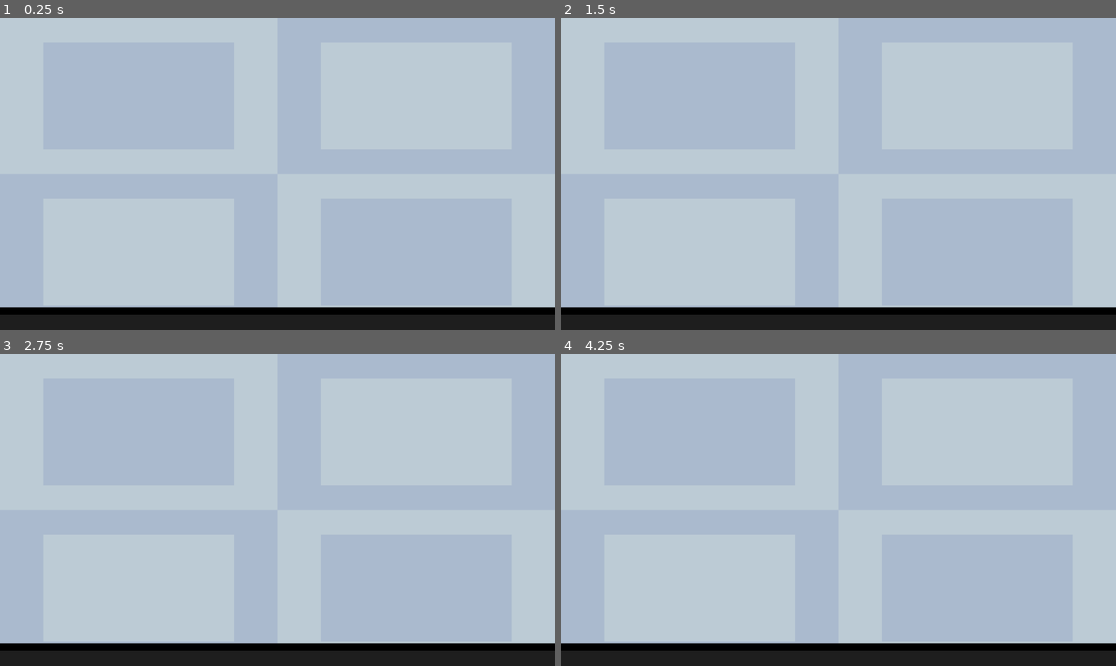
Above: before the commit, frames 1-4 (two rows, left to right).
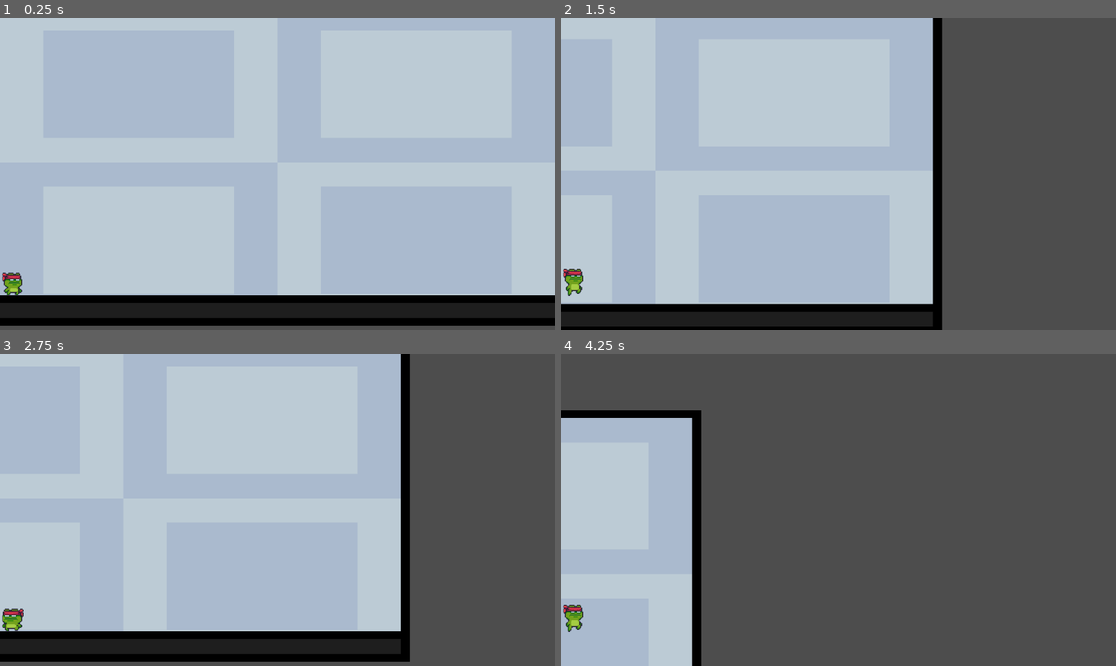
Above: after the commit, the same moments.

Repository: Grongg/GGJ-Escape
Game: Godot game, scene res://Jam/main.tscn
Same seed, same stepped clock (60 frames per second), same inputs: the game is played once before the commit and once after it.
Inputs:
- Up to frame 1 (0.25 s): no input
- Up to frame 2 (1.5 s): hold D (right) from 0.53 s (still down); tap Space (jump) at 0.77 s
- Up to frame 3 (2.75 s): tap Space (jump) at 1.52 s; release D (right) at 2.03 s; hold A (left) from 2.03 s (still down)
- Up to frame 4 (4.25 s): release A (left) at 2.78 s; hold D (right) from 2.78 s (still down); tap Space (jump) at 3.02, 3.77 s

The runs differ from the first frame. In frame 1, 10% of the frame differs, in the area x 0-100%, y 81-100%; in frame 2, 35%; in frame 3, 35%; in frame 4, 83%, in the area x 0-100%, y 0-100%.

Commit message:
[ADD] Global variables + Physic layers
Co-Authored-By: FringlesDingles <134768048+FringlesDingles@users.noreply.github.com>

Diff:
--- a/Jam/main.tscn
+++ b/Jam/main.tscn
@@ -1,15 +1,26 @@
-[gd_scene load_steps=5 format=3 uid="uid://cj08cnp7ur0qd"]
+[gd_scene load_steps=6 format=3 uid="uid://cj08cnp7ur0qd"]
 
 [ext_resource type="Texture2D" uid="uid://c8wjnab2wy1p4" path="res://Jam/Assets/tilemap.png" id="2_2shfy"]
 [ext_resource type="Texture2D" uid="uid://nqyu4bksbk8f" path="res://Tuto/Assets/Background/Blue.png" id="2_rh4qy"]
+[ext_resource type="PackedScene" uid="uid://dqbgvqtloxrg" path="res://Tuto/Scenes/player.tscn" id="3_r8ovn"]
 
 [sub_resource type="TileSetAtlasSource" id="TileSetAtlasSource_nm4el"]
 texture = ExtResource("2_2shfy")
 0:0/0 = 0
+0:0/0/physics_layer_0/linear_velocity = Vector2(0, 0)
+0:0/0/physics_layer_0/angular_velocity = 0.0
+0:0/0/physics_layer_0/polygon_0/points = PackedVector2Array(-8, -8, 8, -8, 8, 8, -8, 8)
+1:0/next_alternative_id = 2
 1:0/0 = 0
+1:0/0/physics_layer_0/linear_velocity = Vector2(0, 0)
+1:0/0/physics_layer_0/angular_velocity = 0.0
 2:0/0 = 0
+2:0/0/physics_layer_0/linear_velocity = Vector2(0, 0)
+2:0/0/physics_layer_0/angular_velocity = 0.0
 
 [sub_resource type="TileSet" id="TileSet_68rmo"]
+physics_layer_0/collision_layer = 2
+physics_layer_0/collision_mask = 125
 sources/0 = SubResource("TileSetAtlasSource_nm4el")
 
 [node name="Node" type="Node"]
@@ -29,3 +40,10 @@
 tile_set = SubResource("TileSet_68rmo")
 format = 2
 layer_0/tile_data = PackedInt32Array(2621485, 65536, 0, 2555949, 65536, 0, 2555948, 65536, 0, 2555947, 65536, 0, 255594 …(6166 unchanged characters)…
+
+[node name="Player" parent="." instance=ExtResource("3_r8ovn")]
+position = Vector2(-10, 18)
+collision_mask = 126
+
+[node name="Camera2D" type="Camera2D" parent="Player"]
+position = Vector2(586, 306)
--- /dev/null
+++ b/globals.gd
@@ -0,0 +1,6 @@
+extends Node
+
+var score : int = 0
+var master_volume : float = 0.0
+var music_volume : float = 0.0
+var sfx_volume : float = 0.0
--- a/project.godot
+++ b/project.godot
@@ -15,6 +15,10 @@
 config/features=PackedStringArray("4.2", "Forward Plus")
 config/icon="res://icon.svg"
 
+[autoload]
+
+Globals="*res://globals.gd"
+
 [input]
 
 left={
@@ -23,7 +27,6 @@
 , Object(InputEventJoypadButton,"resource_local_to_scene":false,"resource_name":"","device":-1,"button_index":13,"pressure":0.0,"pressed":false,"script":null)
 , Object(InputEventKey,"resource_local_to_scene":false,"resource_name":"","device":-1,"window_id":0,"alt_pressed":false,"shift_pressed":false,"ctrl_pressed":false,"meta_pressed":false,"pressed":false,"keycode":0,"physical_keycode":4194319,"key_label":0,"unicode":0,"echo":false,"script":null)
 , Object(InputEventJoypadMotion,"resource_local_to_scene":false,"resource_name":"","device":-1,"axis":0,"axis_value":-1.0,"script":null)
-, Object(InputEventKey,"resource_local_to_scene":false,"resource_name":"","device":-1,"window_id":0,"alt_pressed":false,"shift_pressed":false,"ctrl_pressed":false,"meta_pressed":false,"pressed":false,"keycode":81,"physical_keycode":0,"key_label":0,"unicode":113,"echo":false,"script":null)
 ]
 }
 right={
@@ -32,7 +35,6 @@
 , Object(InputEventJoypadButton,"resource_local_to_scene":false,"resource_name":"","device":-1,"button_index":14,"pressure":0.0,"pressed":false,"script":null)
 , Object(InputEventKey,"resource_local_to_scene":false,"resource_name":"","device":-1,"window_id":0,"alt_pressed":false,"shift_pressed":false,"ctrl_pressed":false,"meta_pressed":false,"pressed":false,"keycode":0,"physical_keycode":4194321,"key_label":0,"unicode":0,"echo":false,"script":null)
 , Object(InputEventJoypadMotion,"resource_local_to_scene":false,"resource_name":"","device":-1,"axis":0,"axis_value":1.0,"script":null)
-, Object(InputEventKey,"resource_local_to_scene":false,"resource_name":"","device":-1,"window_id":0,"alt_pressed":false,"shift_pressed":false,"ctrl_pressed":false,"meta_pressed":false,"pressed":false,"keycode":68,"physical_keycode":0,"key_label":0,"unicode":100,"echo":false,"script":null)
 ]
 }
 jump={
@@ -42,6 +44,16 @@
 ]
 }
 
+[layer_names]
+
+2d_physics/layer_1="Player"
+2d_physics/layer_2="Ground"
+2d_physics/layer_3="Obstacles"
+2d_physics/layer_4="Trap"
+2d_physics/layer_5="PowerUps"
+2d_physics/layer_6="Projectiles"
+2d_physics/layer_7="Debuff"
+
 [physics]
 
 2d/default_gravity=2500.0
